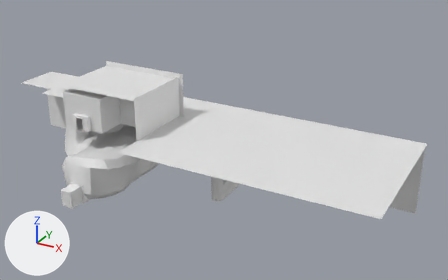
Before and after pictures for a commit that changed the Blender file Assets/Models/Lab/Architecture/LabBottomFloor.blend.
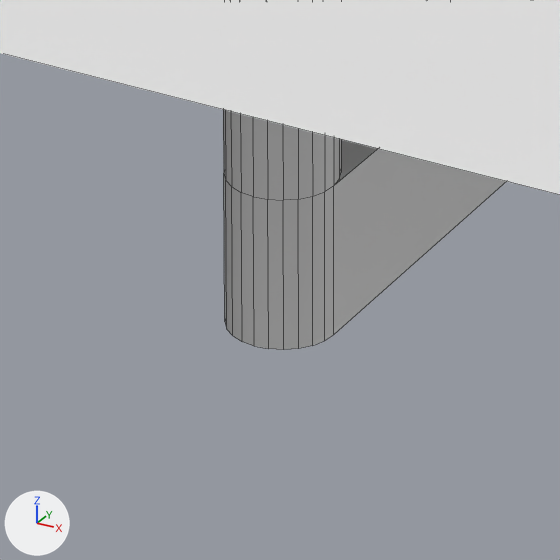
Each version appears first whole from a 50 mm lens placed at (68.5, -80.7, 41.1), pointed at (21.1, 5.4, -2.0), and next in a close-up on the part from 42% to 55% of the width and 59% to 80% of the height. Arrows for +X, +Y and +Z are at lower left; the lights stay in place. The close-ups show mesh edges as thin lines. Objects named as collision shapes, trigger or cutter boxes, shadow casters or lower levels of detail are left out.

Names of what the first close-up shows: 'LightBlocker', 'Manhole'.
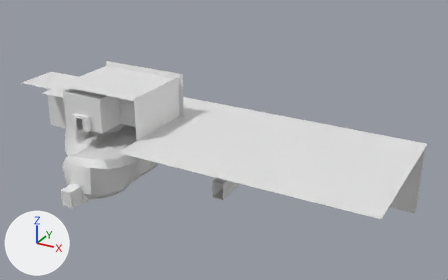
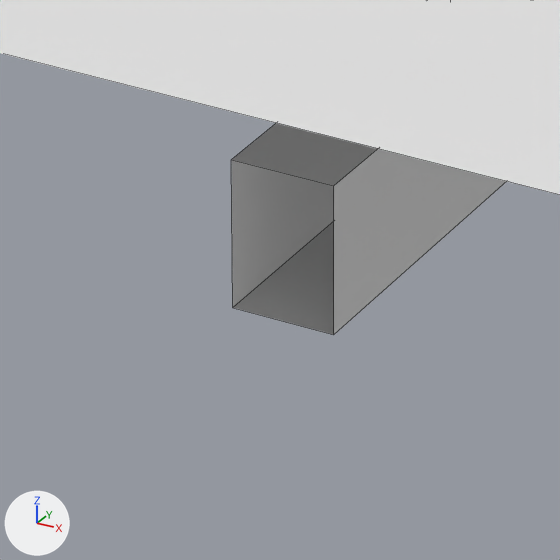
Changed parts and their boxes [x1, y1, x2, y2] in the close-ups (560 x 560 px):
```json
{"object": "Manhole", "change": "reshaped", "before": [223, 110, 507, 350], "after": [231, 123, 507, 335]}
{"part": 1, "of": "me_manhole", "change": "cut back", "before": [223, 110, 345, 350], "after": [232, 123, 345, 335]}
```

Edits to the scene script, one JSON object a line:
```json
{"block": "me_manhole", "where": "# used by ob_manhole; location = (24.0, -2.0, 0.0)"}
{"op": "remove", "block": "me_manhole", "code": "me_manhole.from_pydata(...)  # 65 vertices, 40 faces; spans x -1.0..1.0, y -1.0..8.0, z -9.1..0.0"}
{"op": "add", "block": "me_manhole", "code": "me_manhole.from_pydata(...)  # 8 vertices, 4 faces; spans x -1.0..1.0, y 0.0..8.0, z -9.1..-6.22"}
{"block": "me_manhole", "change": "me_manhole part 1"}
{"block": "me_manhole", "change": "57 vertices are removed from x -1.0..1.0, y -1.0..1.0, z -9.1..0.0"}
{"block": "me_manhole", "change": "38 faces are deleted"}
{"block": "me_manhole", "change": "2 new faces join them"}
```
